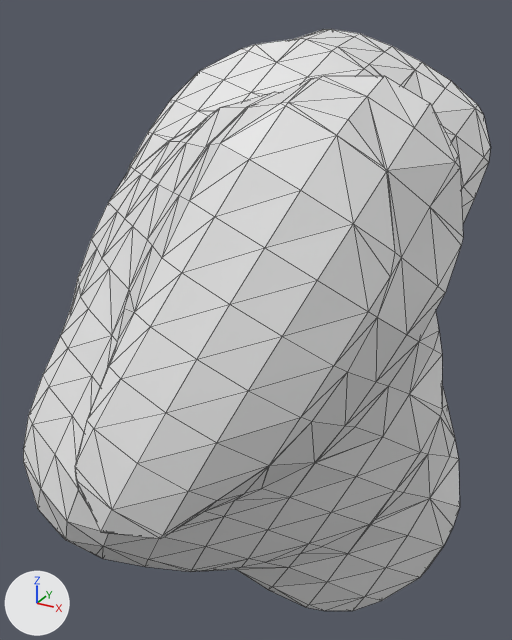
An edit to the OBJ model src/wormguides/model/obj_files/ABprpapppap_t343.obj, drawn before and after from the same camera.
Both versions are drawn from a 50 mm camera at (212.1, -90.8, 263.5) aimed at (195.5, -60.5, 248.4). The axes (+X, +Y, +Z) are drawn at lower left. The lights are the same throughout. Mesh edges are drawn as thin lines. Where no turn or scale is listed for an object, it has been applied to the vertices.

In view in the first picture: 'ABprpapppap_t343'.
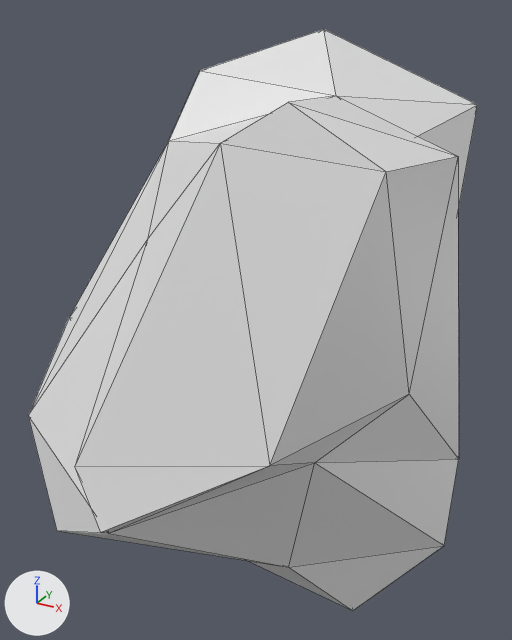
What the commit changed:
me_abprpapppap_t343 is used by ob_abprpapppap_t343; location (0.0, 0.0, 0.0).
me_abprpapppap_t343 had 554 vertices, 1104 faces and spanned x 186.0..207.3, y -76.2..-42.6, z 236.1..262.5.
me_abprpapppap_t343 now has 43 vertices, 82 faces and spans x 186.0..207.0, y -76.2..-42.8, z 236.2..262.5.
me_abprpapppap_t343 part 1: 1 vertex moved within x 205.0, y -69.3, z 258.9; 511 vertices removed from x 186.1..207.3, y -76.1..-42.6, z 236.1..262.5.

Location of each change, (x1, y1, x2, y2) in pixels of the pictures (512 x 640 px):
'ABprpapppap_t343', reshaped: before (23, 29, 491, 611); after (28, 29, 478, 611)
part 1 of me_abprpapppap_t343, cut back: before (23, 29, 491, 611); after (220, 102, 458, 465)
